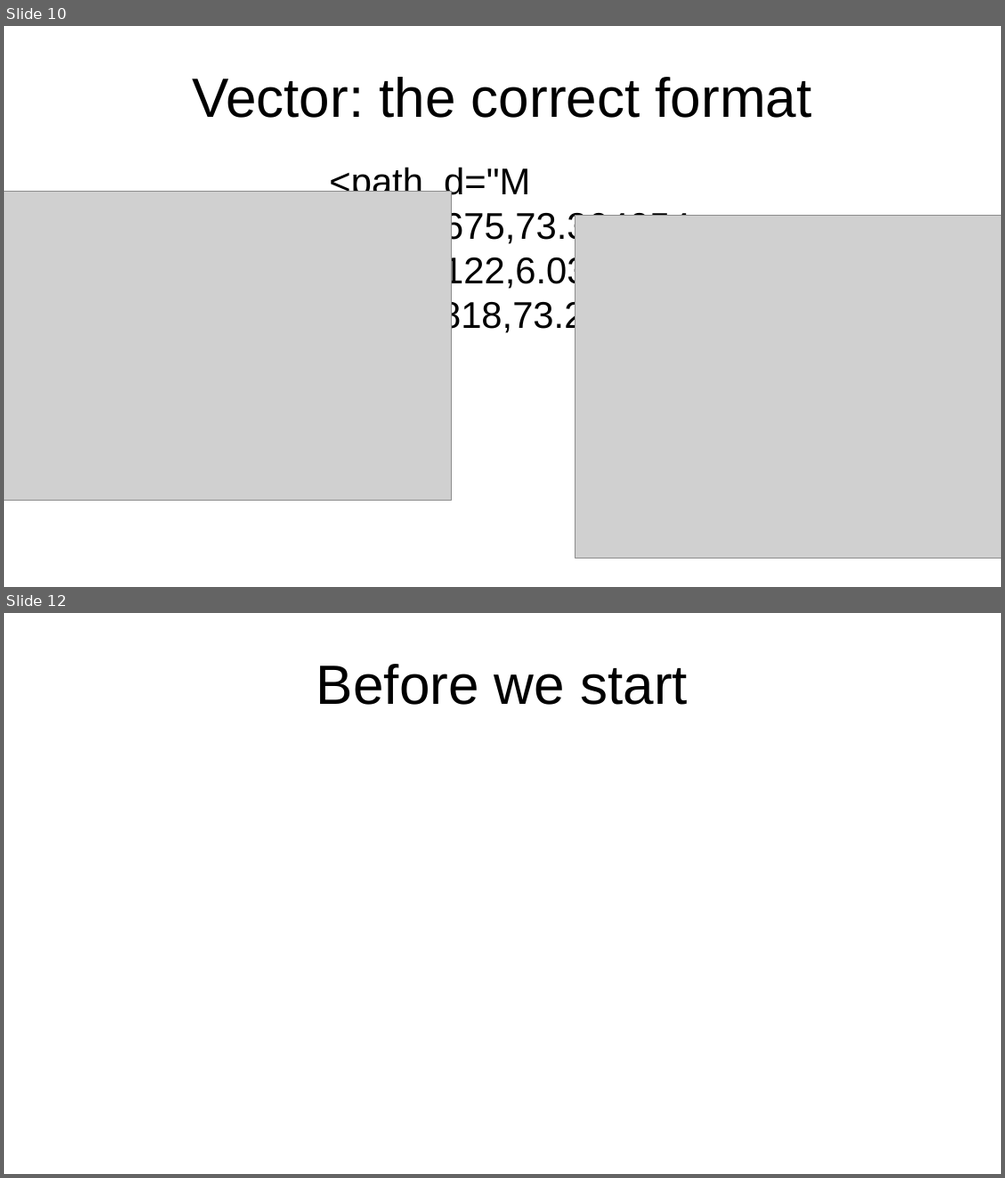
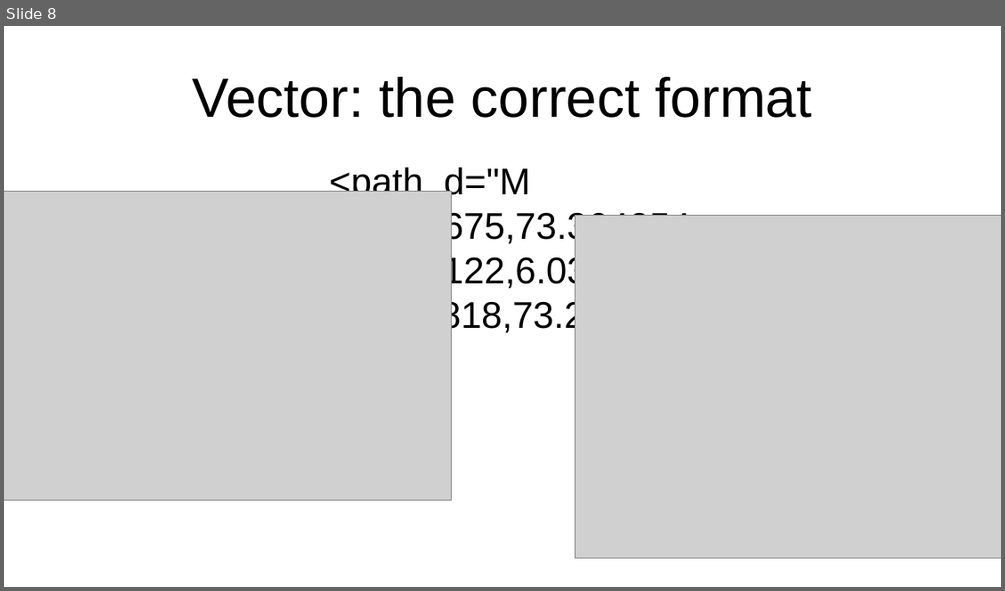
Before and after one commit to turbor/fri3d2026-inkscape, a slide deck: presentation.odp. Shown one above the other, each under a label of ours: slides 10 and 12 before the commit, slide 8 after it; the slides between them are not shown. The pictures are 1005x1178 and 1005x591 pixels, drawn with LibreOffice and Linux fonts; fonts in the diff are those of the drawing; grey boxes stand for pictures. Boxes give left, top, right and bottom in pixels: in the first picture for what was removed or moved away, otherwise in the second. Text is boxed around its words. In the diff, an @@ line names an element or a change of style, - is before the commit and + after.

```diff
--- a/presentation.odp
+++ b/presentation.odp
@@ slide 12 removed at [4,613,1001,1174], background #FFFFFF @@
@@ title removed at [316,664,688,705] @@
-Before we start
@@ what was slide 10 is now slide 8 @@
```
Also in this commit, not shown: 9 slides changed, 12 slides added, 4 other slides removed, 9 other files.
